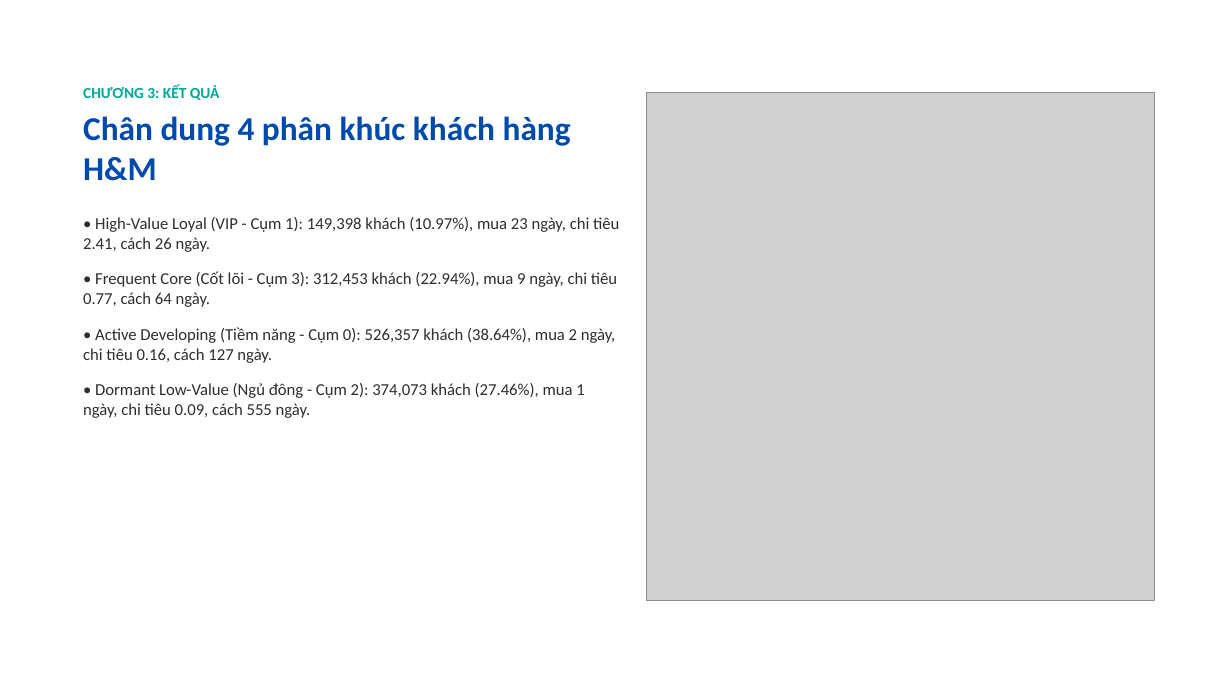
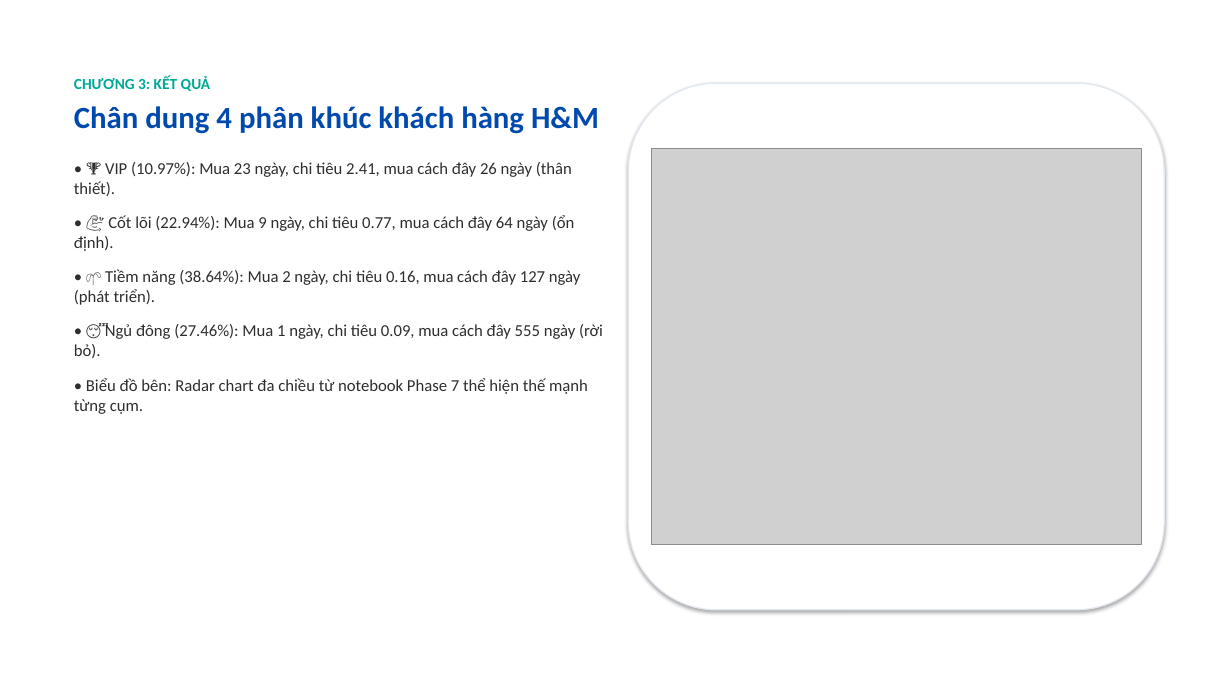
Before and after one commit to TminTtapcode/BTL_PTDL, a slide deck: slide 13 of docs/Slide_Thuyet_Trinh_HM_Modern_Minimal_16_Slides.pptx. Drawn at 1232x693 pixels with LibreOffice and Linux fonts; fonts in the diff are those of the drawing; grey boxes stand for pictures; background and template pictures are left out. Boxes give left, top, right and bottom in pixels: in the first picture for what was removed or moved away, otherwise in the second. Text is boxed around its words. In the diff, an @@ line names an element or a change of style, - is before the commit and + after.

Commit message:
docs: perfect 16-slide presentation with exact notebook figures, card containers and preserved aspect ratios

```diff
--- a/docs/Slide_Thuyet_Trinh_HM_Modern_Minimal_16_Slides.pptx
+++ b/docs/Slide_Thuyet_Trinh_HM_Modern_Minimal_16_Slides.pptx
@@ text "CHƯƠNG 3: KẾT QUẢ" moved from (x1=83, y1=85, x2=619, y2=418) to (x1=74, y1=76, x2=603, y2=414) @@
@@ rounded rectangle added at (x1=628, y1=83, x2=1165, y2=610), fill #FFFFFF, outline #E2E8F0 1 pt @@
@@ text at (x1=74, y1=106, x2=599, y2=134): size 26 to 24 pt in "Chân dung 4 phân khúc khách hàng ..."; less space between paragraphs @@
@@ picture resized from (x1=647, y1=92, x2=1155, y2=601) to (x1=652, y1=148, x2=1141, y2=545) @@
@@ text at (x1=74, y1=162, x2=603, y2=414): text changed @@
-• High-Value Loyal (VIP - Cụm 1): 149,398 khách (10.97%), mua 23 ngày, chi tiêu 2.41, cách 26 ngày.
-• Frequent Core (Cốt lõi - Cụm 3): 312,453 khách (22.94%), mua 9 ngày, chi tiêu 0.77, cách 64 ngày.
-• Active Developing (Tiềm năng - Cụm 0): 526,357 khách (38.64%), mua 2 ngày, chi tiêu 0.16, cách 127 ngày.
-• Dormant Low-Value (Ngủ đông - Cụm 2): 374,073 khách (27.46%), mua 1 ngày, chi tiêu 0.09, cách 555 ngày.
+• 🏆 VIP (10.97%): Mua 23 ngày, chi tiêu 2.41, mua cách đây 26 ngày (thân thiết).
+• 💪 Cốt lõi (22.94%): Mua 9 ngày, chi tiêu 0.77, mua cách đây 64 ngày (ổn định).
+• 🌱 Tiềm năng (38.64%): Mua 2 ngày, chi tiêu 0.16, mua cách đây 127 ngày (phát triển).
+• 😴 Ngủ đông (27.46%): Mua 1 ngày, chi tiêu 0.09, mua cách đây 555 ngày (rời bỏ).
+• Biểu đồ bên: Radar chart đa chiều từ notebook Phase 7 thể hiện thế mạnh từng cụm.
```
Also in this commit, not shown: 13 other slides changed, 2 slides added, 2 slides removed.
